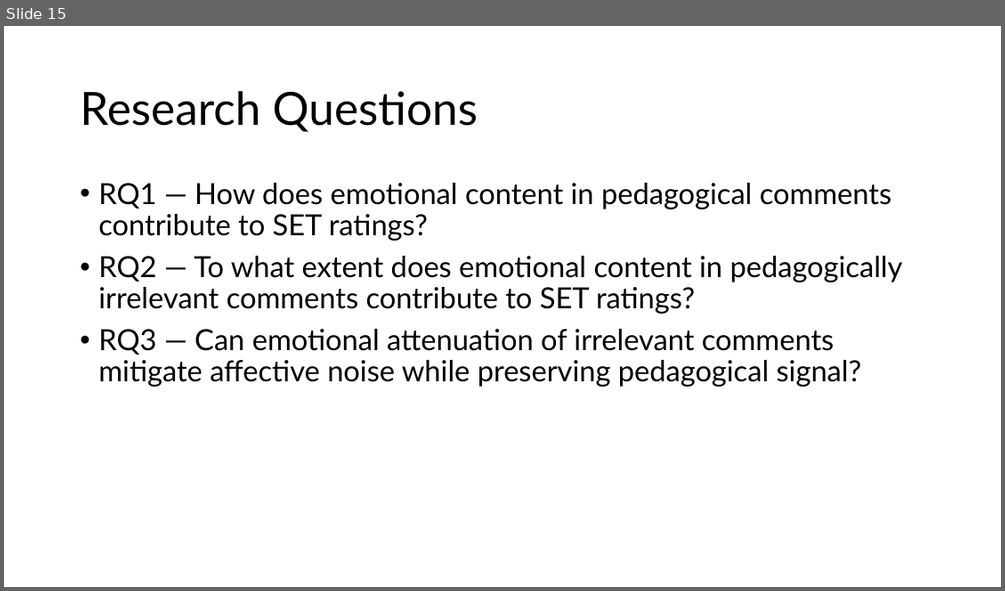
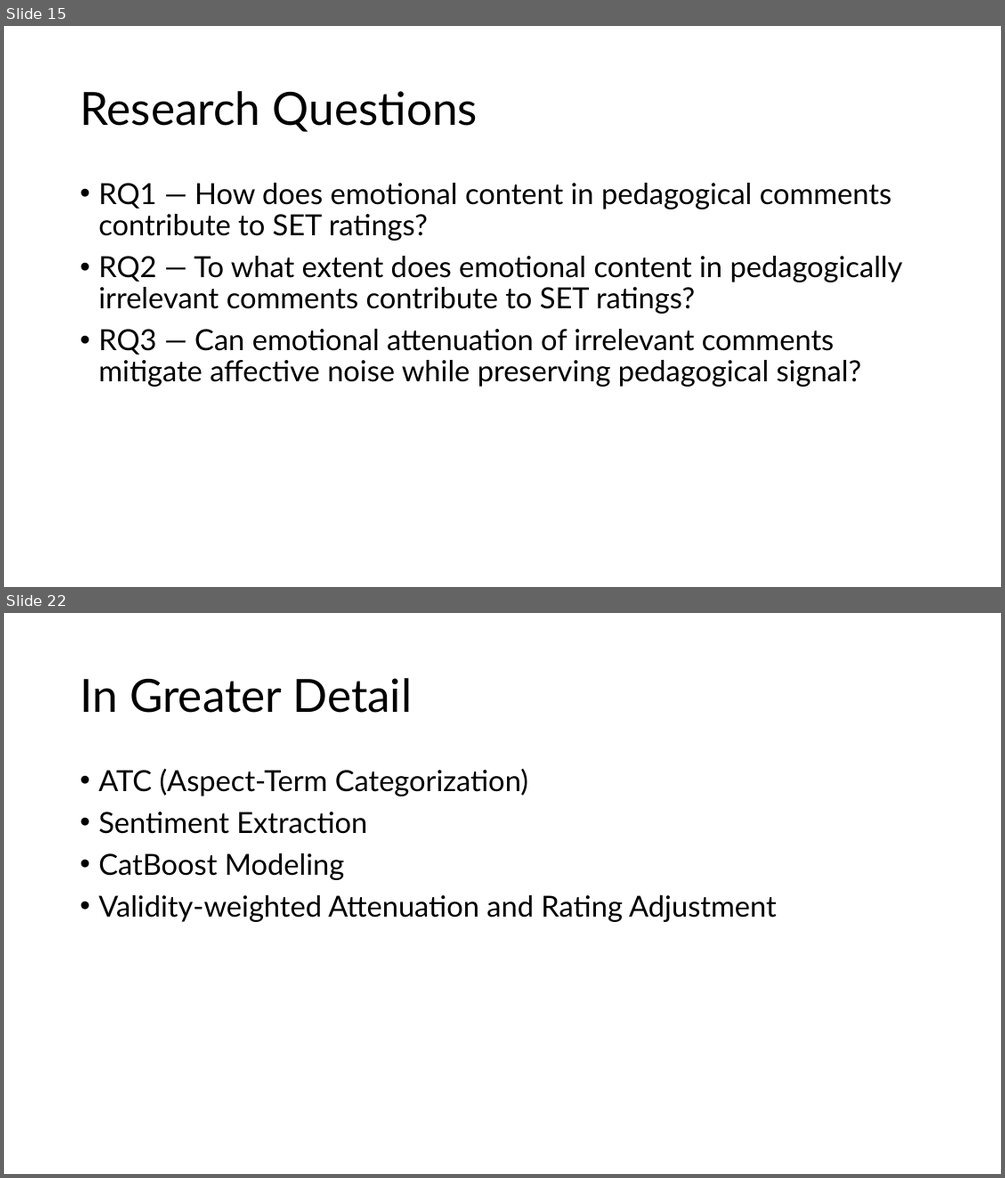
Before and after one commit to ItsSpicee/Validity-Weighted-Attenuation, a slide deck: Presentation/AMMCS PREZZY.pptx. Shown one above the other, each under a label of ours: slide 15 before the commit, slides 15 and 22 after it; the slides between them are not shown. The pictures are 1005x591 and 1005x1178 pixels, drawn with LibreOffice and Linux fonts; fonts in the diff are those of the drawing. Boxes give left, top, right and bottom in pixels: in the first picture for what was removed or moved away, otherwise in the second. Text is boxed around its words. In the diff, an @@ line names an element or a change of style, - is before the commit and + after.

```diff
--- a/Presentation/AMMCS PREZZY.pptx
+++ b/Presentation/AMMCS PREZZY.pptx
@@ slide 22 added at bbox=[4, 613, 1001, 1174], background #FFFFFF @@
@@ title added at bbox=[80, 678, 412, 713], 44 pt, text #000000 @@
+In Greater Detail
@@ text added at bbox=[98, 769, 777, 922], 28 pt, text #000000 @@
+• ATC (Aspect-Term Categorization)
+• Sentiment Extraction
+• CatBoost Modeling
+• Validity-weighted Attenuation and Rating Adjustment
```
Also in this commit, not shown: 16 other slides added.
